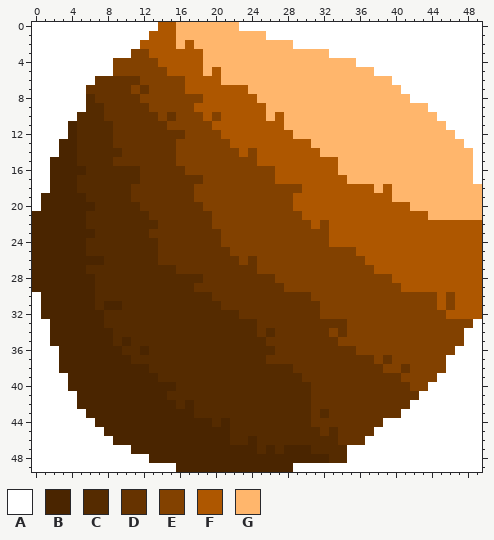
A pixel-art sprite gets an edit: bin/res/debris/debris1.png. This is how it looked before the edit.
The file is 50x50 pixels. Colours within 5 levels of each other are drawn and written as one.
Palette (. is transparent): A #ffffff  B #4a2500  C #552b00  D #663300  E #824100  F #ae5700  G #ffb66c
After the commit:
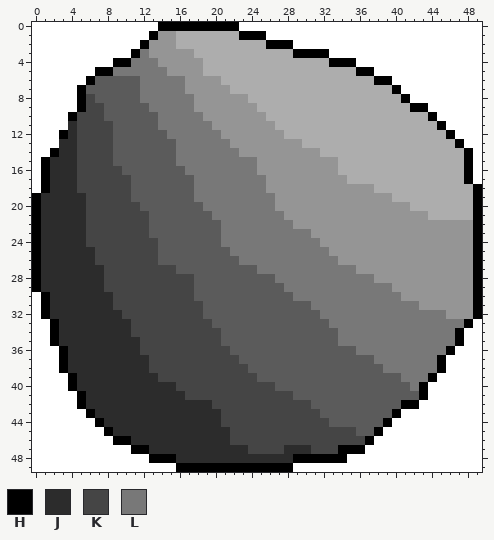
Colours new in this view: H #000000  J #2c2c2c  K #454545  L #787878
Changes in this commit:
colour D: #663300 -> #5b5b5b
colour F: #ae5700 -> #959595
colour G: #ffb66c -> #adadad
y 0: x 14..22 FFGGGGGGG -> HHHHHHHHH
y 1: x 13 F -> H; x 23..25 GGG -> HHH
y 2: x 12 F -> H; x 17 F -> G; x 26..28 GGG -> HHH
y 3: x 11..12 EE -> HL; x 18 F -> G; x 29..32 GGGG -> HHHH
y 4: x 9..13 EEEEE -> HHLLL; x 33..35 GGG -> HHH
y 5: x 7..14 AAEEEEEE -> HHLLLLLL; x 20 F -> G; x 36..37 GG -> HH
y 6: x 6 A -> H; x 12..16 EEEEE -> LLLLL; x 38..39 GG -> HH
y 7: x 5 A -> H; x 11..16 EDEEEE -> DLLLLL; x 22..23 FF -> GG; x 40 G -> H
y 8: x 5..6 AC -> HK; x 12..18 EEEEEEE -> LLLLLLF; x 24 F -> G; x 41 G -> H
y 9: x 5..7 ACC -> HKK; x 13..17 EEEEE -> LLLLL; x 25 F -> G; x 42..43 GG -> HH
y 10: x 4..7 ACCC -> HKKK; x 14..18 EDEEE -> LLLLL; x 20 E -> F; x 27 F -> G; x 44 G -> H
y 11: x 4..8 BCCCC -> JKKKK; x 14..19 DEEEEE -> LLLLLL; x 27 F -> G; x 45 G -> H
y 12: x 3..8 ABCCCC -> HJKKKK; x 15..20 DDEEEE -> LLLLLL; x 28 F -> G; x 46 G -> H
y 13: x 3..8 BBCCCC -> JJKKKK; x 16..21 EEEEEE -> LLLLLL; x 30 F -> G; x 47 G -> H
y 14: x 2..9 ABBCCCCC -> HJJKKKKD; x 16..22 EEEEEEE -> LLLLLLL; x 24 E -> F; x 48 G -> H
y 15: x 1..8 ABBBCCCC -> HJJJKKKK; x 16..24 EEEEEEEEE -> LLLLLLLLL; x 48 G -> H
y 16: x 1..11 ABBBBCCCCCC -> HJJJKKKKKDD; x 17..26 EEEEEEEEEE -> LLLLLLLLFF; x 48 G -> H
y 17: x 1..11 ABBBCCCCCCC -> HJJJKKKKKKD; x 18..26 DEEEEEEEE -> LLLLLLLLF; x 48 G -> H
y 18: x 1..10 ABBBCCCCCC -> HJJJKKKKKK; x 18..29 EEEEEEEEEEEE -> LLLLLLLLFFFF; x 39 F -> G; x 49 G -> H
y 19: x 0..10 ABBBBBCCCCC -> HJJJJJKKKKK; x 18..28 EEEEEEEEEEE -> LLLLLLLLLFF; x 49 G -> H
y 20: x 0..11 ABBBBBBCCCCC -> HJJJJJKKKKKK; x 19..28 EEEEEEEEEE -> LLLLLLLLFF; x 49 G -> H
y 21: x 0..12 BBBBBBCCCCCCC -> HJJJJJKKKKKKK; x 20..29 EEEEEEEEEE -> LLLLLLLLFF; x 49 G -> H
y 22: x 0..13 BBBBBBCCCCCCCC -> HJJJJJKKKKKKKD; x 20..30 EEEEEEEEEEE -> DLLLLLLLLFF; x 32 E -> F; x 49 F -> H
y 23: x 0..12 BBBBBBBCCCCCC -> HJJJJJKKKKKKK; x 21..32 EEEEEEEEEEEE -> LLLLLLLLLLFF; x 49 F -> H
y 24: x 0..13 BBBBBBCCCCCCCC -> HJJJJJKKKKKKKK; x 21..32 EEEEEEEEEEEE -> LLLLLLLLLLLF; x 49 F -> H
y 25: x 0..13 BBBBBBCCCCCCCC -> HJJJJJJKKKKKKK; x 22..35 EEEEEEEEEEEEEE -> LLLLLLLLLLLFFF; x 49 F -> H
y 26: x 0..13 BBBBBBBBCCCCCC -> HJJJJJJKKKKKKK; x 23..36 EDEEEEEEEEEEEE -> LLLLLLLLLLLFFF; x 49 F -> H
y 27: x 0..15 BBBBBBCCCCCCCCCC -> HJJJJJJJKKKKKKKK; x 25..37 EEEEEEEEEEEEE -> LLLLLLLLLLLFF; x 49 F -> H
y 28: x 0..18 BBBBBBBCCCCCCCCCCCC -> HJJJJJJJKKKKKKKKKKD; x 27..39 EEEEEEEEEEEEE -> LLLLLLLLLLLFF; x 49 F -> H
y 29: x 0..17 BBBBBBBCCCCCCCCCCC -> HJJJJJJJKKKKKKKKKK; x 28..40 EEEEEEEEEEEEE -> LLLLLLLLLLLLF; x 49 F -> H
y 30: x 1..19 BBBBBBCCCCCCCCCCCCC -> HJJJJJJJKKKKKKKKKDD; x 29..44 DDEEEEEEEEEEEEEE -> LLLLLLLLLLLLFFFF; x 46 E -> F; x 49 F -> H
y 31: x 1..20 BBBBBBCBBCCCCCCCCCCC -> HJJJJJJJKKKKKKKKKKDD; x 31..44 DEEEEEEEEEEEEE -> LLLLLLLLLLLLFF; x 46 E -> F; x 49 F -> H
y 32: x 1..22 BBBBBBBCCCCCCCCCCCCCCC -> HJJJJJJJJKKKKKKKKKDDDD; x 32..45 EEEEEEEEEEEEEE -> LLLLLLLLLLLLLL; x 49 F -> H
y 33: x 2..24 BBBBBBCCCCCCCCCCCCCCCCC -> HJJJJJJJJKKKKKKKKKDDDDD; x 33..48 DDEEEEEEEEEEEEEE -> LLLLLLLLLLLLLLLH
y 34: x 2..24 BBBBBBBCCCCCCCCCCCCCCCC -> HJJJJJJJJKKKKKKKKKKDDDD; x 26 C -> D; x 33..47 EDEEEEEEEEEEEEE -> DLLLLLLLLLLLLLH
y 35: x 2..25 BBBBBBBCBCCCCCCCCCCCCCCC -> HJJJJJJJJJKKKKKKKKKDDDDD; x 34..47 EEEEEEEEEEEEEE -> LLLLLLLLLLLLLH
y 36: x 3..26 BBBBBBBCCBCCCCCCCCCCCCCC -> HJJJJJJJJKKKKKKKKKKDDDDD; x 36..46 EEEEEEEEEEE -> LLLLLLLLLLH
y 37: x 3..25 BBBBBBBBCCCCCCCCCCCCCCC -> HJJJJJJJJJKKKKKKKKKKDDD; x 38..45 EDEEEEEE -> LLLLLLLH
y 38: x 3..28 BBBBBBBBBBCCCCCCCCCCCCCCCC -> HJJJJJJJJJKKKKKKKKKKKDDDDD; x 39..45 EEDEEEE -> LLLLLLH
y 39: x 4..29 BBBBBBBBBBCCCCCCCCCCCCCCCC -> HJJJJJJJJJKKKKKKKKKKKDDDDD; x 41..44 EEEE -> LLLH
y 40: x 4..30 BBBBBBBBBBBBCCCCCCCCCCCCCCC -> HJJJJJJJJJJJKKKKKKKKKKKDDDD; x 42..43 EE -> LH
y 41: x 5..30 BBBBBBBBBBCCCCCCCCCCCCCCCC -> HJJJJJJJJJJJKKKKKKKKKKKKDD; x 43 A -> H
y 42: x 5..30 BBBBBBBBBBBCBCCCCCCCCCCCCC -> HJJJJJJJJJJJJJJKKKKKKKKKKK; x 41..42 DA -> HH
y 43: x 6..32 BBBBBBBBBBBBCCCCCCCCCCCCCDC -> HJJJJJJJJJJJJJJKKKKKKKKKKKD; x 40 D -> H
y 44: x 7..32 BBBBBBBBBBBBBCBCCCCCCCCCDD -> HJJJJJJJJJJJJJKKKKKKKKKKKK; x 39 A -> H
y 45: x 8..35 BBBBBBBBBBBBBBCCCCCCCCCCDCDD -> HJJJJJJJJJJJJJKKKKKKKKKKKKKK; x 38 A -> H
y 46: x 9..37 BBBBBBBBBBBBBCCBCCCCCCCCCDDDA -> HHJJJJJJJJJJJKKKKKKKKKKKKKKKH
y 47: x 11..36 BBBBBBBBBBBBBBCBCBBBCCCCAA -> HHJJJJJJJJJJJKKKKJJJKKKHHH
y 48: x 13..34 BBBBBBBBBBBBBBBBBBBBCC -> HHHJJJJJJJJJJJJJHHHHHH
y 49: x 16..28 BBBBBBBBBBBBB -> HHHHHHHHHHHHH
Pixel boxes of the changes (left, top, right, bottom) in both pictures:
changed: (32, 22, 482, 472)
